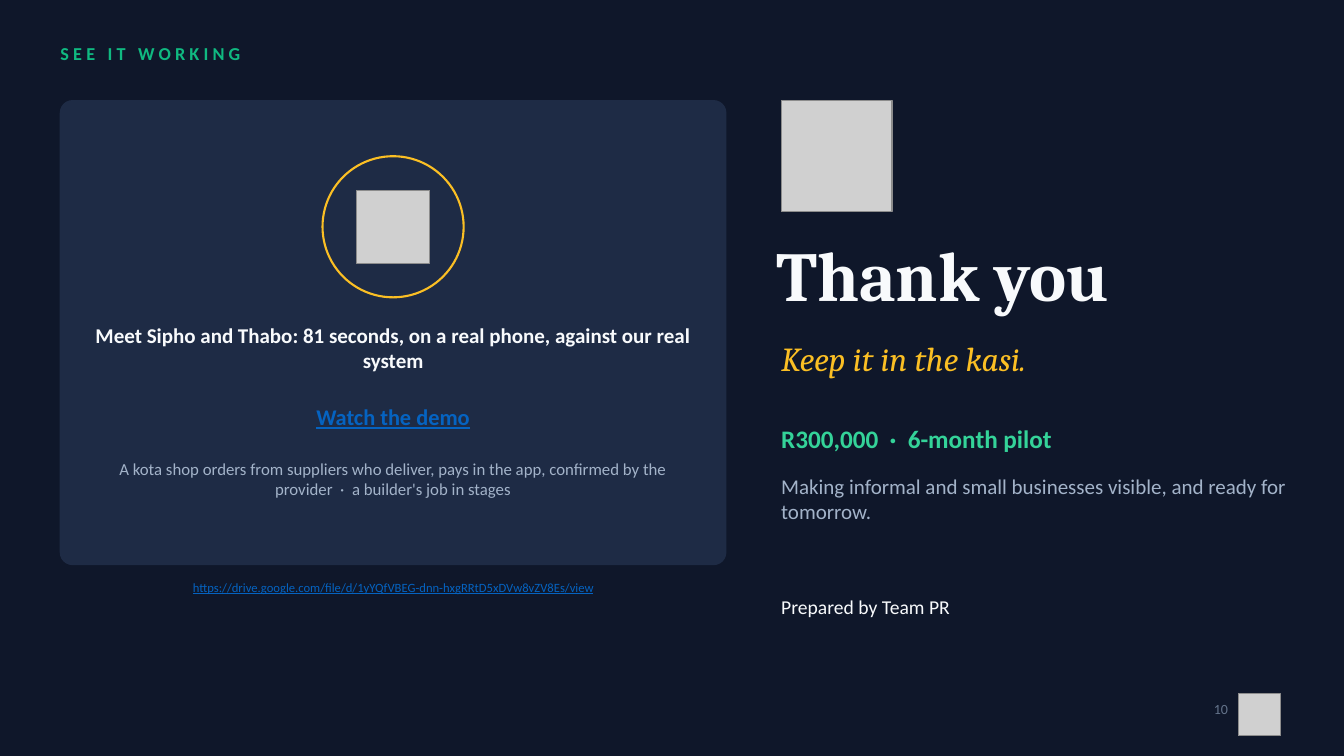
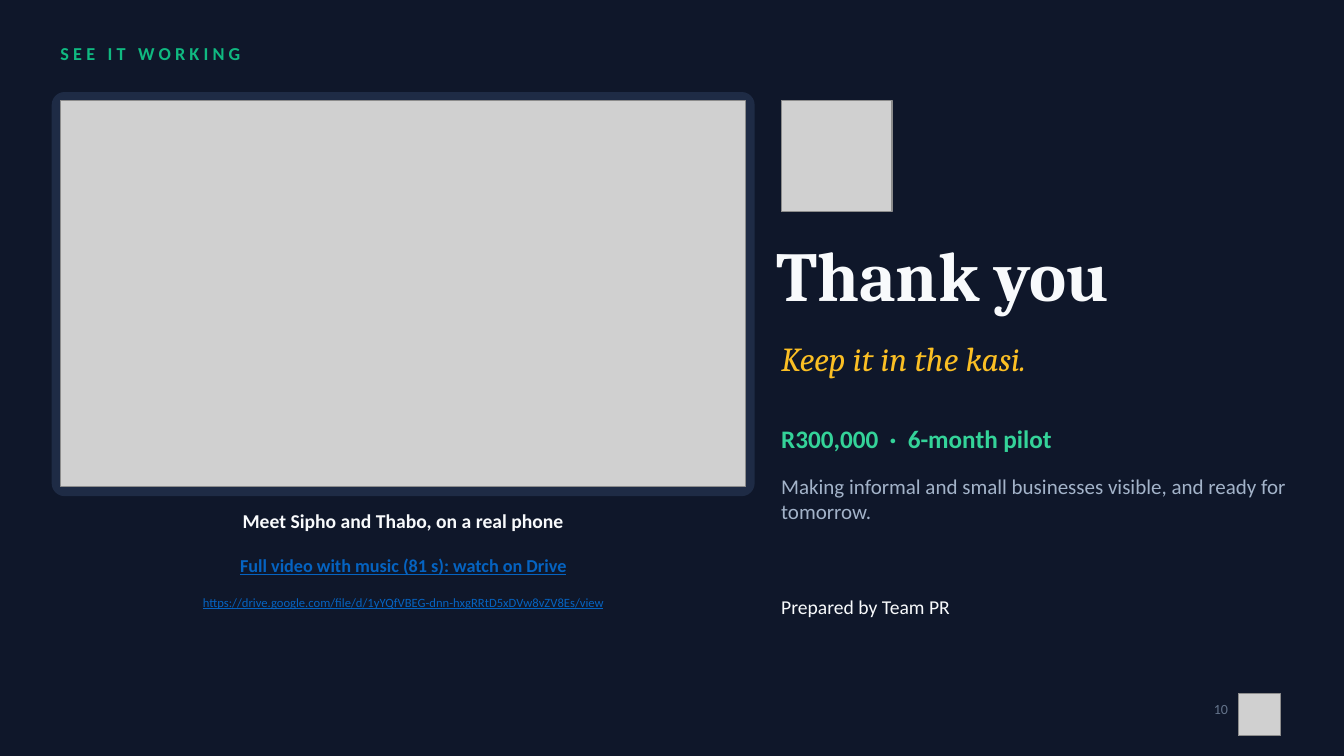
Before and after one commit to Mandla78/KasiFlow, a slide deck: slide 10 of docs/submission/05_final_submission/Akayza_Pitch_TeamPR.pptx. Drawn at 1344x756 pixels with LibreOffice and Linux fonts; fonts in the diff are those of the drawing; grey boxes stand for pictures. Boxes give left, top, right and bottom in pixels: in the first picture for what was removed or moved away, otherwise in the second. Text is boxed around its words. In the diff, an @@ line names an element or a change of style, - is before the commit and + after.

```diff
--- a/docs/submission/05_final_submission/Akayza_Pitch_TeamPR.pptx
+++ b/docs/submission/05_final_submission/Akayza_Pitch_TeamPR.pptx
@@ rounded rectangle: place and size @@
-rounded rectangle at (60, 101, 726, 565)
+rounded rectangle at (52, 93, 754, 496)
@@ rounded rectangle at (52, 93, 754, 496): proportions changed @@
@@ picture added at (60, 101, 746, 487) @@
@@ ellipse removed at (323, 156, 464, 297) @@
@@ picture removed at (357, 191, 431, 264) @@
@@ text removed at (316, 409, 469, 429) @@
-Watch the demo
@@ text removed at (119, 463, 666, 498) @@
-A kota shop orders from suppliers who deliver, pays in the app, confirmed by the provider · a builder's job in stages
@@ text at (243, 514, 563, 531): text changed; size 15 to 14 pt @@
-Meet Sipho and Thabo: 81 seconds, on a real phone, against our real system
+Meet Sipho and Thabo, on a real phone
@@ text added at (240, 559, 566, 575), 13 pt, text #0563C1, bold, underline @@
+Full video with music (81 s): watch on Drive
@@ text "https://drive.google.com/file/d/1yYQfVBEG-dnn-hxgRRtD5xDVw8v ...": place and size @@
-text "https://drive.google.com/file/d/1yYQfVBEG-dnn-hxgRRtD5xDVw8v ..." at (193, 583, 594, 594)
+text "https://drive.google.com/file/d/1yYQfVBEG-dnn-hxgRRtD5xDVw8v ..." at (203, 598, 604, 609)
```
Also in this commit, not shown: 3 other files.
